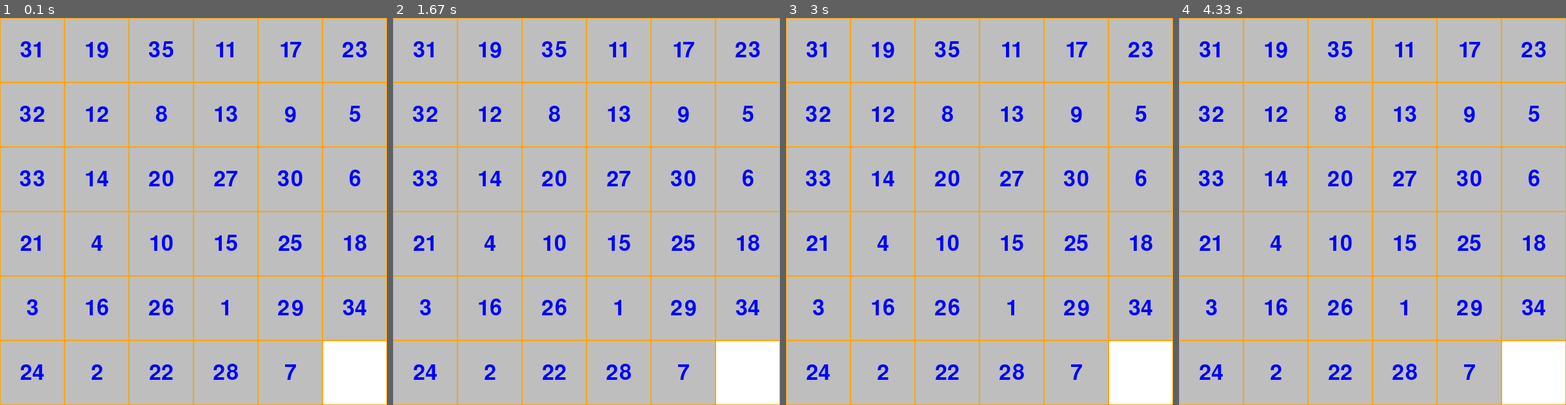
Above: before the commit, frames 1-4 (left to right).
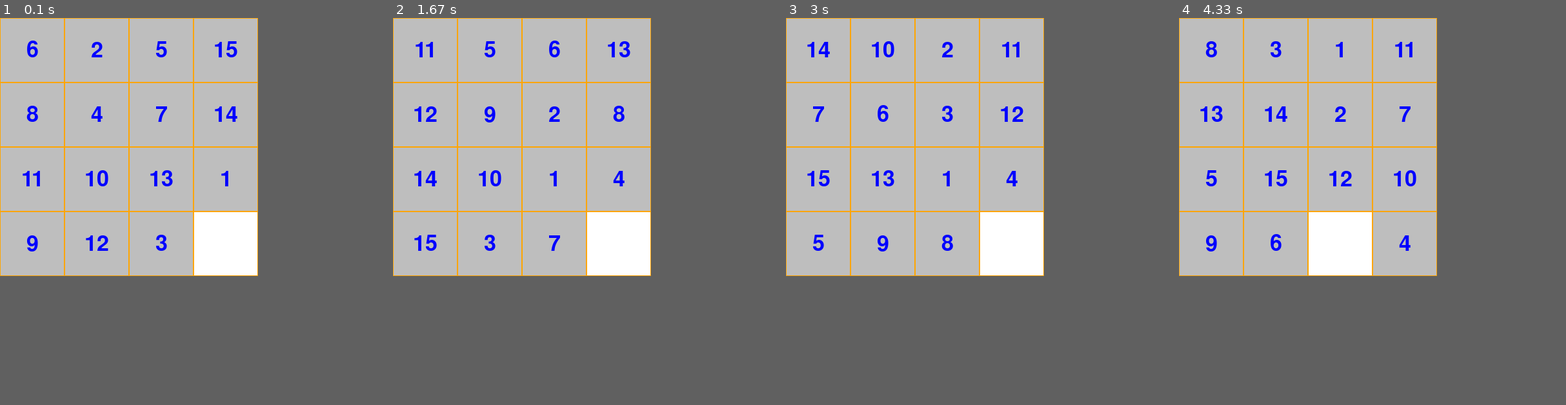
Above: after the commit, the same moments.

Repository: bigbugboy/pygames
Game: pygame game, started from digital_huarong_road/main.py
Same seed, same stepped clock (60 frames per second), same inputs: the game is played once before the commit and once after it.
Inputs (mouse positions are in pixels of both pictures, inside the frame that each line leads up to):
- Up to frame 1 (0.1 s): no input
- Up to frame 2 (1.67 s): press the mouse at (524, 165) at 0.37 s; move the mouse to (493, 157) at 0.47 s; release the mouse at (458, 149) at 0.6 s; press the mouse at (555, 48) at 0.7 s; move the mouse to (574, 107) at 0.8 s; release the mouse at (594, 165) at 0.93 s; tap R at 1 s; hold R from 1.33 s (still down)
- Up to frame 3 (3 s): release R at 1.8 s; press the mouse at (816, 242) at 1.87 s; move the mouse to (909, 219) at 1.97 s; release the mouse at (1006, 196) at 2.1 s; tap R at 2.17 s; hold R 2.5-2.97 s
- Up to frame 4 (4.33 s): hold R 3-3.47 s; hold R 3.5-3.97 s; press the mouse at (1209, 48) at 4.03 s; move the mouse to (1260, 141) at 4.13 s; release the mouse at (1310, 230) at 4.27 s
In our replay, the window is 600x600 before the commit and 400x400 after it. These sizes can differ from the game's own. Grey fills any space a smaller window leaves; there, only what the larger window draws over its background counts as a difference.

The runs differ from the first frame. In frame 1, 12% of the frame differs, in the area x 0-100%, y 0-100%; in frame 2, 11%; in frame 3, 11%; in frame 4, 11%.

Commit message:
数字华容道:游戏结束和打乱顺序优化

Diff:
--- a/digital_huarong_road/main.py
+++ b/digital_huarong_road/main.py
@@ -7,7 +7,7 @@
 6x6的数字华容道
 """
 
-MODE = 6
+MODE = 4
 CELL_SIZE = 100
 SIZE = WIDTH, HEIGHT = MODE * CELL_SIZE, MODE * CELL_SIZE
 
@@ -19,6 +19,8 @@
 clock = pygame.time.Clock()
 
 FONT = pygame.font.Font(None, 50)
+
+blocks = []
 
 
 class Block:
@@ -97,8 +99,13 @@
                 return
 
 
-blocks = [Block(i + 1) for i in range(MODE*MODE)]   # range(36)
-Block.shuffle(blocks[:-1])      # note 为了方便移动位置，和36空白位置作比较做标识
+def init_blocks():
+    global blocks
+    blocks = [Block(i + 1) for i in range(MODE * MODE)]  # range(36)
+    Block.shuffle(blocks[:-1])  # note 为了方便移动位置，和36空白位置作比较做标识
+    while all([b.no == b.index + 1 for b in blocks]):
+        # 避免打乱的顺序，碰巧还是原来的顺序，导致游戏开始就game over.
+        Block.shuffle(blocks[:-1])
 
 
 def draw_grid():
@@ -110,17 +117,23 @@
         pygame.draw.line(screen, "black", (pos_x, 0), (pos_x, HEIGHT))
 
 
+game_over = False
+init_blocks()
+
 while True:
     for event in pygame.event.get():
         if event.type == pygame.QUIT:
             pygame.quit()
             quit()
-        if event.type == pygame.MOUSEBUTTONUP and event.button == 1:
+        if not game_over and event.type == pygame.MOUSEBUTTONUP and event.button == 1:
             mouse_pos = pygame.mouse.get_pos()
             for b in blocks:
                 if b.rect.collidepoint(*mouse_pos):
                     b.try_move()
                     break   # note 需要break，因为交换两个方块，着急需要判断一个就好了
+        if not game_over and event.type == pygame.KEYUP and event.key == pygame.K_r:
+            # 刷新游戏
+            init_blocks()
 
     screen.fill("white")
     # draw_grid()
@@ -128,5 +141,13 @@
     for b in blocks:
         b.draw()
 
+    # 判断游戏是否结束
+    game_over = all([b.no == b.index + 1 for b in blocks])
+    if game_over:
+        over_text = FONT.render("Success", True, "black")
+        rect = over_text.get_rect(center=(WIDTH//2, HEIGHT//2))
+        pygame.draw.rect(screen, "red", rect)
+        screen.blit(over_text, rect)
+
     pygame.display.flip()
     clock.tick(60)
